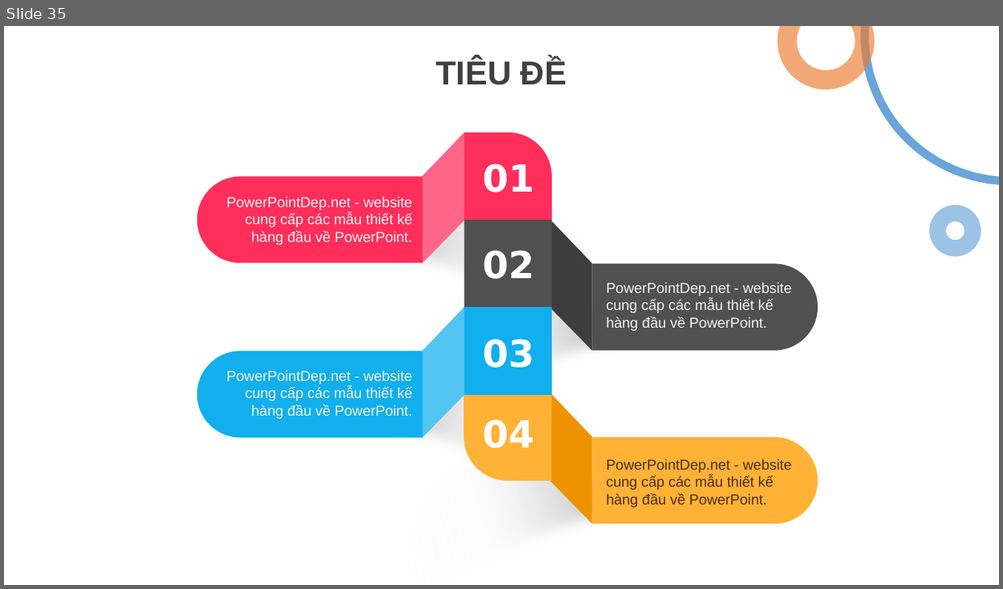
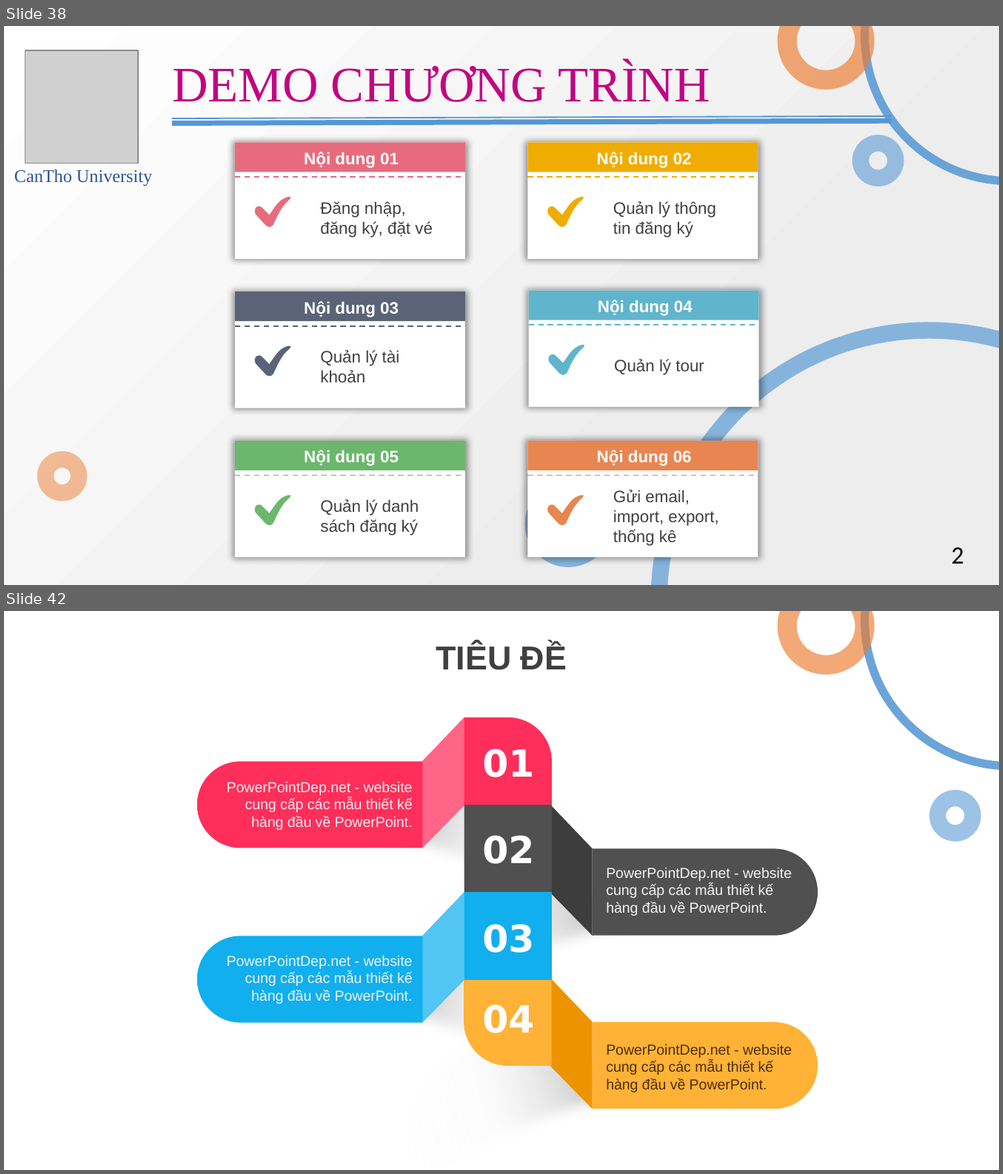
Before and after one commit to lethanhtan/TMA_CTU_Thesis, a slide deck: doc/TMA_CTU_Thesis_Presentation_Ver2.pptx. Shown one above the other, each under a label of ours: slide 35 before the commit, slides 38 and 42 after it; the slides between them are not shown. The pictures are 1003x589 and 1003x1174 pixels, drawn with LibreOffice and Linux fonts; fonts in the diff are those of the drawing; grey boxes stand for pictures. Boxes give left, top, right and bottom in pixels: in the first picture for what was removed or moved away, otherwise in the second. Text is boxed around its words. In the diff, an @@ line names an element or a change of style, - is before the commit and + after.

```diff
--- a/doc/TMA_CTU_Thesis_Presentation_Ver2.pptx
+++ b/doc/TMA_CTU_Thesis_Presentation_Ver2.pptx
@@ slide 38 added at (4, 26, 999, 585), background gradient #FFFFFF to #EEEEEE @@
@@ arc (boxed as its full ellipse) added at (787, 26, 865, 80), outline #ED7D31 14 pt @@
@@ arc (boxed as its full ellipse) added at (865, 26, 999, 181), outline #5B9BD5 6 pt @@
@@ picture added at (25, 51, 137, 163) @@
@@ text added at (172, 62, 709, 102), 36 pt, text #C20483 @@
+DEMO CHƯƠNG TRÌNH
@@ line added from (172, 124) to (891, 121), #5698D3 3.75 pt @@
@@ line added from (172, 118) to (891, 116), #5698D3 1 pt @@
@@ group added at (235, 142, 466, 258): 2 rectangles, 2 texts, 1 line, 1 freeform shape @@
+Đăng nhập, đăng ký, đặt vé
+Nội dung 01
@@ group added at (527, 142, 758, 258): 2 rectangles, 2 texts, 1 line, 1 freeform shape @@
+Quản lý thông tin đăng ký
+Nội dung 02
@@ ellipse added at (860, 144, 895, 178), outline #5B9BD5 12 pt @@
@@ text added at (14, 170, 152, 186), 13 pt, text #2F5597 @@
+CanTho University
@@ group added at (235, 292, 466, 408): 2 rectangles, 2 texts, 1 line, 1 freeform shape @@
+Quản lý tài khoản
+Nội dung 03
@@ group added at (528, 291, 759, 407): 2 rectangles, 2 texts, 1 line, 1 freeform shape @@
+Quản lý tour
+Nội dung 04
@@ arc (boxed as its full ellipse) added at (658, 330, 999, 585), outline #5B9BD5 12 pt @@
@@ ellipse added at (45, 460, 79, 494), outline #ED7D31 12 pt @@
@@ group added at (235, 440, 466, 557): 2 rectangles, 2 texts, 1 line, 1 freeform shape @@
+Quản lý danh sách đăng ký
+Nội dung 05
@@ group added at (527, 440, 758, 557): 2 rectangles, 2 texts, 1 line, 1 freeform shape @@
+Gửi email, import, export, thống kê
+Nội dung 06
@@ ellipse added at (534, 491, 602, 558), outline #5B9BD5 14 pt @@
@@ text added at (951, 548, 964, 564), 18 pt, text #000000 @@
+2
@@ what was slide 35 is now slide 42 @@
```
Also in this commit, not shown: 32 slides changed, 13 other slides added, 2 slides removed.
